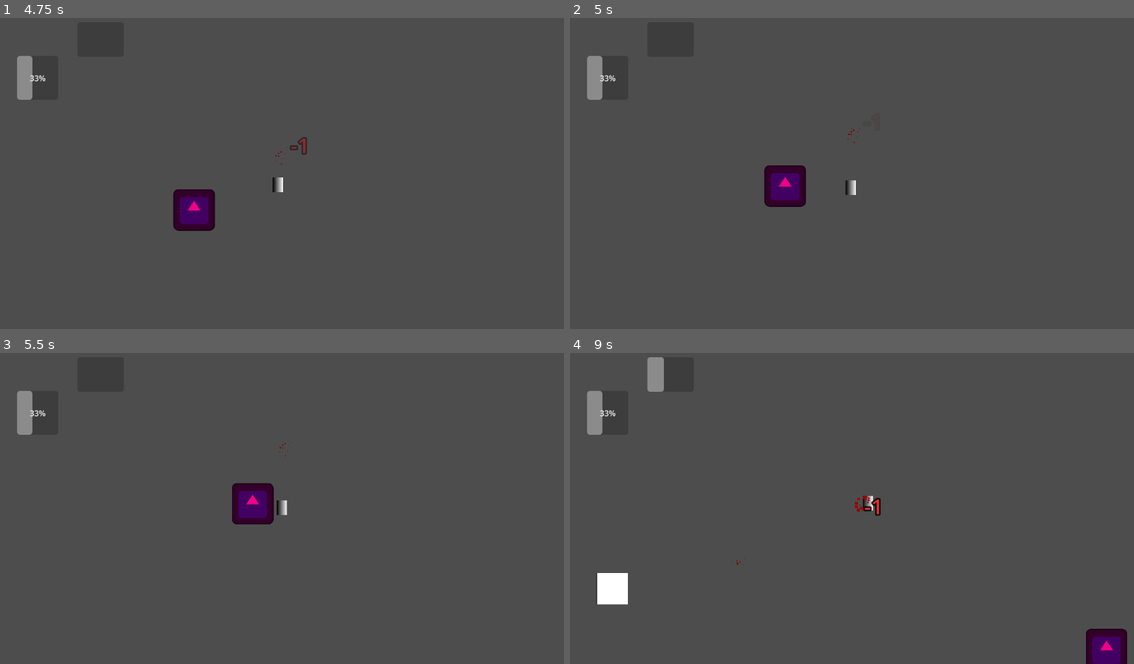
Above: before the commit, frames 1-4 (two rows, left to right).
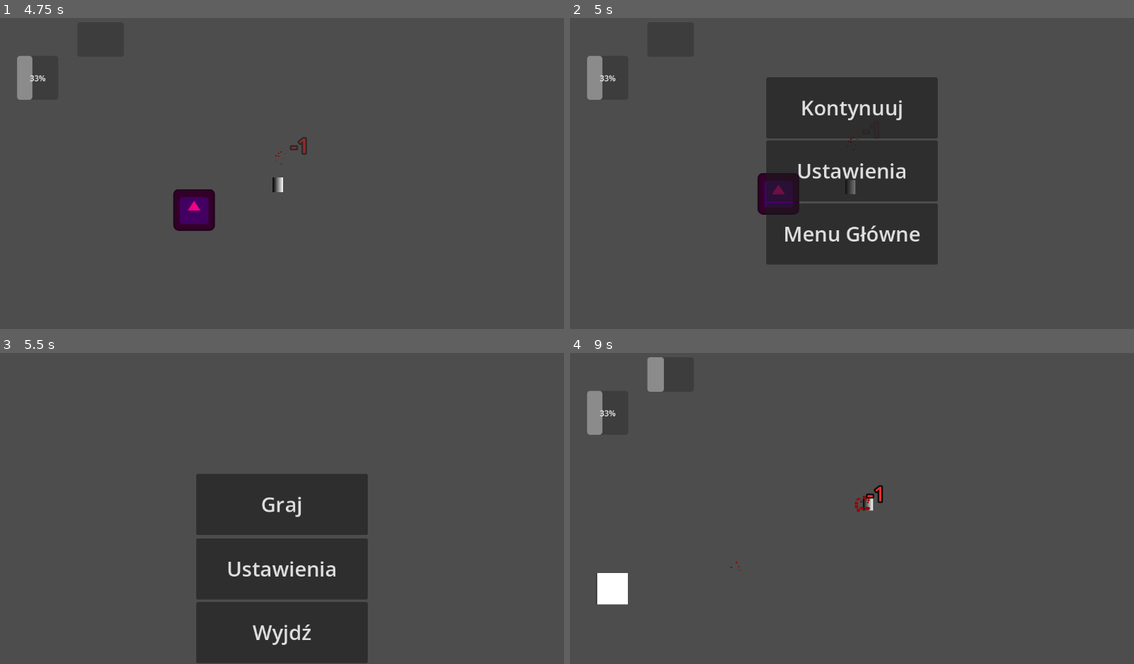
Above: after the commit, the same moments.

Repository: MarsikBlancik/HackathonV3
Game: Godot game, scene res://Menus/main_menu.tscn
Same seed, same stepped clock (60 frames per second), same inputs: the game is played once before the commit and once after it. Before the commit the project starts from res://main_menu.tscn. The engine's default icon, where the game draws it, is replaced by a stand-in: a white triangle on a blue panel in a dark square.
Inputs (mouse positions are in pixels of both pictures, inside the frame that each line leads up to):
- Up to frame 1 (4.75 s): click "Graj" at 0.5 s; tap Enter at 1.25, 3.5 s; move the mouse to (253, 232) at 1.27 s; hold W 1.28-2.78 s; tap F at 1.35, 2.85, 4.35 s; click (253, 232) at 1.42 s; tap Space at 1.52, 2.27, 2.75, 3.77, 4.52 s; move the mouse to (451, 217) at 2.02 s; tap T at 2.1, 3.6 s; move the mouse to (112, 123) at 2.77 s; hold A 2.78-4.28 s; move the mouse to (310, 170) at 3.52 s; click (310, 170) at 3.67 s; move the mouse to (197, 92) at 4.27 s; hold S from 4.28 s (still down)
- Up to frame 2 (5 s): keep holding S; tap Escape (Pause) at 4.9 s
- Up to frame 3 (5.5 s): release S at 5 s; click (282, 567) at 5 s, where only the run after the commit has a clickable "Menu Główne"
- Up to frame 4 (9 s): click (852, 474) at 5.75 s, where only the run before the commit has a clickable "Restart"; tap Space at 6.5, 6.77, 8.27 s; move the mouse to (976, 489) at 6.52 s; hold D 6.53-7.28 s; tap T at 6.6, 8.1 s; move the mouse to (739, 520) at 7.27 s; hold W 7.28-8.03 s; tap F at 7.35, 8.85 s; click (739, 520) at 7.42 s; move the mouse to (908, 436) at 8.02 s; hold D from 8.03 s (still down); move the mouse to (823, 567) at 8.77 s

Frame 1 is identical in both runs. In frame 2, 18% of the frame differs, in the area x 33-66%, y 19-80%; in frame 3, 18%, in the area x 3-66%, y 12-100%; in frame 4, 1.0%.

Commit message:
vv

Diff:
--- a/ranged_enemy.gd
+++ b/Enemies/enemy.gd
@@ -2,77 +2,74 @@
 
 # --- USTAWIENIA BAZOWE ---
 @export var xp_gem_scene: PackedScene
-@export var speed: float = 80.0 # Strzelec jest wolniejszy
-@export var stop_distance: float = 250.0 # Zatrzymuje się dalej od gracza
+@export var speed: float = 150.0
+@export var stop_distance: float = 50.0
 
 # --- USTAWIENIA ATAKU ---
-@export var attack_cooldown: float = 1.5 # Czas między strzałami
-@export var projectile_scene: PackedScene # Tu podepnij plik Projectile.tscn w Inspektorze!
+@export var attack_damage: int = 1
+@export var attack_cooldown: float = 1.0 # Czas między atakami
 
 # --- STATYSTYKI PRZECIWNIKA ---
-@export var hp: int = 2 # Strzelec jest zazwyczaj "bardziej miękki"
+@export var hp: int = 3
 
 # --- FIZYKA (KNOCKBACK) ---
 var knockback_velocity: Vector2 = Vector2.ZERO
-@export var knockback_friction: float = 10.0
+@export var knockback_friction: float = 10.0 # Jak szybko wróg się zatrzymuje
 
 # --- EFEKTY ---
-const BLOOD_SCENE = preload("res://BloodParticles.tscn")
+# Upewnij się, że masz plik BloodParticles.tscn w tym samym folderze
+const BLOOD_SCENE = preload("res://EyeCandy/BloodParticles.tscn")
+const BLOOD_STAIN_SCENE = preload("res://EyeCandy/BloodPixels.tscn")
 
 # --- ZMIENNE POMOCNICZE ---
 var player: Node2D = null
 var time_since_last_attack: float = 0.0
 
 func _ready() -> void:
+	add_to_group("Enemy")
+
 	player = get_tree().get_first_node_in_group("Player")
 
 	if player == null:
-		print("Błąd: RangedEnemy nie znalazł gracza na mapie!")
+		print("Błąd: Przeciwnik nie znalazł gracza na mapie!")
 
 func _process(delta: float) -> void:
 	if is_instance_valid(player):
 		var distance_to_player = global_position.distance_to(player.global_position)
 		var direction = (player.global_position - global_position).normalized()
 
-		# 1. Obliczanie normalnego ruchu
+		# 1. Obliczanie normalnego ruchu (idzie w stronę gracza, jeśli jest za daleko)
 		var move_velocity = Vector2.ZERO
 		if distance_to_player > stop_distance:
 			move_velocity = direction * speed
 
-		# 2. Wygaszanie knockbacku
+		# 2. Wygaszanie knockbacku (siła odrzutu płynnie spada do zera z powodu tarcia)
 		knockback_velocity = knockback_velocity.lerp(Vector2.ZERO, knockback_friction * delta)
 
-		# 3. Poruszanie wroga
+		# 3. Poruszanie wroga (Ruch własny + ewentualna siła odrzutu)
 		global_position += (move_velocity + knockback_velocity) * delta
 
 		# 4. Logika atakowania
 		time_since_last_attack += delta
 
-		# Strzela, jeśli jest w miarę blisko swojej strefy zatrzymania
-		if distance_to_player <= stop_distance + 50.0:
+		# Bufor +5 pikseli, żeby na pewno zaatakował po zatrzymaniu się
+		if distance_to_player <= stop_distance + 5.0:
 			if time_since_last_attack >= attack_cooldown:
 				perform_attack()
 
 func perform_attack() -> void:
+	print("Przeciwnik: Uderzam gracza!")
+
+	if player.has_method("modify_hp"):
+		# PODAJEMY DRUGI ARGUMENT: global_position (pozycję przeciwnika)
+		player.modify_hp(-attack_damage, global_position)
+
 	time_since_last_attack = 0.0
 
-	if projectile_scene != null:
-		var projectile = projectile_scene.instantiate()
-		# Dodajemy pocisk do sceny głównej
-		get_tree().current_scene.add_child(projectile)
-
-		# Ustawiamy pocisk tam, gdzie wróg
-		projectile.global_position = global_position
-
-		# Obliczamy kierunek i wysyłamy pocisk
-		var direction = (player.global_position - global_position).normalized()
-		projectile.set_direction(direction)
-	else:
-		print("BŁĄD: RangedEnemy nie ma przypisanej sceny pocisku!")
-
-# --- OTRZYMYWANIE OBRAŻEŃ (Z Twoimi efektami) ---
+# --- OTRZYMYWANIE OBRAŻEŃ ---
 func take_damage(amount: int, source_position: Vector2) -> void:
 	hp -= amount
+	print("Przeciwnik dostał! Zostało mu ", hp, " HP.")
 
 	spawn_damage_number(abs(amount))
 
@@ -84,10 +81,17 @@
 	if is_instance_valid(player) and player.has_method("apply_camera_shake"):
 		player.apply_camera_shake(8.0)
 
-	# 3. Generowanie krwi
-	var blood = BLOOD_SCENE.instantiate()
-	blood.global_position = global_position
-	get_parent().add_child(blood)
+	# 3. Generowanie tryskającej krwi (Cząsteczki)
+	if BLOOD_SCENE:
+		var blood = BLOOD_SCENE.instantiate()
+		blood.global_position = global_position
+		get_parent().add_child(blood)
+
+	# --- NOWE: GENEROWANIE PLAMY NA PODŁODZE ---
+	if BLOOD_STAIN_SCENE:
+		var stain = BLOOD_STAIN_SCENE.instantiate()
+		stain.global_position = global_position
+		get_parent().add_child(stain)
 
 	# 4. Rozbłyśnięcie na biało
 	modulate = Color(5.0, 5.0, 5.0)
--- a/enemy.gd
+++ b/Enemies/ranged_enemy.gd
@@ -2,74 +2,77 @@
 
 # --- USTAWIENIA BAZOWE ---
 @export var xp_gem_scene: PackedScene
-@export var speed: float = 150.0
-@export var stop_distance: float = 50.0
+@export var speed: float = 80.0 # Strzelec jest wolniejszy
+@export var stop_distance: float = 250.0 # Zatrzymuje się dalej od gracza
 
 # --- USTAWIENIA ATAKU ---
-@export var attack_damage: int = 1
-@export var attack_cooldown: float = 1.0 # Czas między atakami
+@export var attack_cooldown: float = 1.5 # Czas między strzałami
+@export var projectile_scene: PackedScene # Tu podepnij plik Projectile.tscn w Inspektorze!
 
 # --- STATYSTYKI PRZECIWNIKA ---
-@export var hp: int = 3
+@export var hp: int = 2 # Strzelec jest zazwyczaj "bardziej miękki"
 
 # --- FIZYKA (KNOCKBACK) ---
 var knockback_velocity: Vector2 = Vector2.ZERO
-@export var knockback_friction: float = 10.0 # Jak szybko wróg się zatrzymuje
+@export var knockback_friction: float = 10.0
 
 # --- EFEKTY ---
-# Upewnij się, że masz plik BloodParticles.tscn w tym samym folderze
-const BLOOD_SCENE = preload("res://BloodParticles.tscn")
-const BLOOD_STAIN_SCENE = preload("res://BloodPixels.tscn")
+const BLOOD_SCENE = preload("res://EyeCandy/BloodParticles.tscn")
 
 # --- ZMIENNE POMOCNICZE ---
 var player: Node2D = null
 var time_since_last_attack: float = 0.0
 
 func _ready() -> void:
-	add_to_group("Enemy")
-
 	player = get_tree().get_first_node_in_group("Player")
 
 	if player == null:
-		print("Błąd: Przeciwnik nie znalazł gracza na mapie!")
+		print("Błąd: RangedEnemy nie znalazł gracza na mapie!")
 
 func _process(delta: float) -> void:
 	if is_instance_valid(player):
 		var distance_to_player = global_position.distance_to(player.global_position)
 		var direction = (player.global_position - global_position).normalized()
 
-		# 1. Obliczanie normalnego ruchu (idzie w stronę gracza, jeśli jest za daleko)
+		# 1. Obliczanie normalnego ruchu
 		var move_velocity = Vector2.ZERO
 		if distance_to_player > stop_distance:
 			move_velocity = direction * speed
 
-		# 2. Wygaszanie knockbacku (siła odrzutu płynnie spada do zera z powodu tarcia)
+		# 2. Wygaszanie knockbacku
 		knockback_velocity = knockback_velocity.lerp(Vector2.ZERO, knockback_friction * delta)
 
-		# 3. Poruszanie wroga (Ruch własny + ewentualna siła odrzutu)
+		# 3. Poruszanie wroga
 		global_position += (move_velocity + knockback_velocity) * delta
 
 		# 4. Logika atakowania
 		time_since_last_attack += delta
 
-		# Bufor +5 pikseli, żeby na pewno zaatakował po zatrzymaniu się
-		if distance_to_player <= stop_distance + 5.0:
+		# Strzela, jeśli jest w miarę blisko swojej strefy zatrzymania
+		if distance_to_player <= stop_distance + 50.0:
 			if time_since_last_attack >= attack_cooldown:
 				perform_attack()
 
 func perform_attack() -> void:
-	print("Przeciwnik: Uderzam gracza!")
-
-	if player.has_method("modify_hp"):
-		# PODAJEMY DRUGI ARGUMENT: global_position (pozycję przeciwnika)
-		player.modify_hp(-attack_damage, global_position)
-
 	time_since_last_attack = 0.0
 
-# --- OTRZYMYWANIE OBRAŻEŃ ---
+	if projectile_scene != null:
+		var projectile = projectile_scene.instantiate()
+		# Dodajemy pocisk do sceny głównej
+		get_tree().current_scene.add_child(projectile)
+
+		# Ustawiamy pocisk tam, gdzie wróg
+		projectile.global_position = global_position
+
+		# Obliczamy kierunek i wysyłamy pocisk
+		var direction = (player.global_position - global_position).normalized()
+		projectile.set_direction(direction)
+	else:
+		print("BŁĄD: RangedEnemy nie ma przypisanej sceny pocisku!")
+
+# --- OTRZYMYWANIE OBRAŻEŃ (Z Twoimi efektami) ---
 func take_damage(amount: int, source_position: Vector2) -> void:
 	hp -= amount
-	print("Przeciwnik dostał! Zostało mu ", hp, " HP.")
 
 	spawn_damage_number(abs(amount))
 
@@ -81,17 +84,10 @@
 	if is_instance_valid(player) and player.has_method("apply_camera_shake"):
 		player.apply_camera_shake(8.0)
 
-	# 3. Generowanie tryskającej krwi (Cząsteczki)
-	if BLOOD_SCENE:
-		var blood = BLOOD_SCENE.instantiate()
-		blood.global_position = global_position
-		get_parent().add_child(blood)
-
-	# --- NOWE: GENEROWANIE PLAMY NA PODŁODZE ---
-	if BLOOD_STAIN_SCENE:
-		var stain = BLOOD_STAIN_SCENE.instantiate()
-		stain.global_position = global_position
-		get_parent().add_child(stain)
+	# 3. Generowanie krwi
+	var blood = BLOOD_SCENE.instantiate()
+	blood.global_position = global_position
+	get_parent().add_child(blood)
 
 	# 4. Rozbłyśnięcie na biało
 	modulate = Color(5.0, 5.0, 5.0)
--- a/MainScene.tscn
+++ b/MainScene/MainScene.tscn
@@ -1,18 +1,17 @@
 [gd_scene format=3 uid="uid://doiyevgl84se0"]
 
-[ext_resource type="Script" uid="uid://dwsje81uvyhsg" path="res://main_scene.gd" id="1_rpqi1"]
+[ext_resource type="Script" uid="uid://463rd2201wpj" path="res://MainScene/main_scene.gd" id="1_mmud7"]
 [ext_resource type="PackedScene" uid="uid://cl25grr7o014x" path="res://placeholderobiekt.tscn" id="1_x4av3"]
-[ext_resource type="PackedScene" uid="uid://dff7ow4nfmpvf" path="res://XP_Gem.tscn" id="2_a814b"]
-[ext_resource type="PackedScene" uid="uid://conxxkjs4hhsj" path="res://Player.tscn" id="2_rpqi1"]
+[ext_resource type="PackedScene" uid="uid://conxxkjs4hhsj" path="res://Player/Player.tscn" id="2_rpqi1"]
 [ext_resource type="Script" uid="uid://cvr2kjn7j6b8f" path="res://ui.gd" id="5_rf2cd"]
-[ext_resource type="PackedScene" uid="uid://bcgyhgfn7xice" path="res://EnemySpawner.tscn" id="6_a814b"]
+[ext_resource type="PackedScene" uid="uid://dsiigcnxays1n" path="res://Menus/pause_menu.tscn" id="6_5crlr"]
+[ext_resource type="PackedScene" uid="uid://bcgyhgfn7xice" path="res://Enemies/EnemySpawner.tscn" id="6_a814b"]
 
 [sub_resource type="LabelSettings" id="LabelSettings_a814b"]
 
 [node name="MainScene" type="Node2D" unique_id=1237574894]
 z_index = 1002
-script = ExtResource("1_rpqi1")
-xp_gem_scene = ExtResource("2_a814b")
+script = ExtResource("1_mmud7")
 
 [node name="Node2D" parent="." unique_id=1689513127 instance=ExtResource("1_x4av3")]
 
@@ -56,4 +55,12 @@
 text = "Poziom 1"
 label_settings = SubResource("LabelSettings_a814b")
 
+[node name="PauseMenu" parent="UI" unique_id=54559525 instance=ExtResource("6_5crlr")]
+anchors_preset = 8
+anchor_left = 0.5
+anchor_top = 0.5
+anchor_right = 0.5
+anchor_bottom = 0.5
+metadata/_edit_use_anchors_ = true
+
 [node name="EnemySpawner" parent="." unique_id=1982424048 instance=ExtResource("6_a814b")]
--- a/main_menu.gd
+++ b/Menus/main_menu.gd
@@ -12,7 +12,7 @@
 
 
 func _play_pressed():
-	get_tree().change_scene_to_file("res://MainScene.tscn")
+	get_tree().change_scene_to_file("res://MainScene/MainScene.tscn")
 
 func _settings_pressed():
 	print("settings")
--- a/pause_menu.gd
+++ b/Menus/pause_menu.gd
@@ -35,4 +35,4 @@
 
 func _main_menu_pressed():
 	get_tree().paused = false
-	get_tree().change_scene_to_file("res://main_menu.tscn")
+	get_tree().change_scene_to_file("res://Menus/main_menu.tscn")
--- a/pause_menu.tscn
+++ b/Menus/pause_menu.tscn
@@ -1,6 +1,6 @@
 [gd_scene format=3 uid="uid://dsiigcnxays1n"]
 
-[ext_resource type="Script" uid="uid://bev5gfh88jio" path="res://pause_menu.gd" id="1_hdmo1"]
+[ext_resource type="Script" uid="uid://bev5gfh88jio" path="res://Menus/pause_menu.gd" id="1_hdmo1"]
 
 [sub_resource type="Theme" id="Theme_hdmo1"]
 default_font_size = 42
--- a/player.gd
+++ b/Player/player.gd
@@ -41,8 +41,8 @@
 var time_since_last_attack: float = 100.0 # Startowo ustawione wysoko, żeby od razu móc uderzyć
 
 # EFEKTY
-const BLOOD_SCENE = preload("res://BloodParticles.tscn")
-const BLOOD_STAIN_SCENE = preload("res://BloodPixels.tscn")
+const BLOOD_SCENE = preload("res://EyeCandy/BloodParticles.tscn")
+const BLOOD_STAIN_SCENE = preload("res://EyeCandy/BloodPixels.tscn")
 
 var ghost_timer: Timer
 @onready var sprite: Sprite2D = $CharacterBody2D/Sprite2D
@@ -319,7 +319,7 @@
 func die() -> void:
 	Engine.time_scale = 1.0
 	# Używamy call_deferred, aby Godot spokojnie dokończył klatkę fizyki przed zmianą sceny
-	get_tree().call_deferred("change_scene_to_file", "res://game_over_menu.tscn")
+	get_tree().call_deferred("change_scene_to_file", "res://Menus/game_over_menu.tscn")
 
 	# --- MODUŁ DOŚWIADCZENIA (XP) ---
 func gain_xp(amount: int) -> void:
--- a/restart.gd
+++ b/restart.gd
@@ -9,7 +9,7 @@
 	BtnMainMenu.pressed.connect(_main_menu_pressed)
 
 func _restart_pressed():
-	get_tree().change_scene_to_file("res://MainScene.tscn")
+	get_tree().change_scene_to_file("res://MainScene/MainScene.tscn")
 
 func _main_menu_pressed():
-	get_tree().change_scene_to_file("res://main_menu.tscn")
+	get_tree().change_scene_to_file("res://Menus/main_menu.tscn")
Renamed: Enemy.tscn -> Enemies/Enemy.tscn
Renamed: EnemySpawner.tscn -> Enemies/EnemySpawner.tscn
Renamed: RangedEnemy.tscn -> Enemies/RangedEnemy.tscn
Renamed: enemy.gd.uid -> Enemies/enemy.gd.uid
Renamed: enemy_spawner.gd -> Enemies/enemy_spawner.gd
Renamed: enemy_spawner.gd.uid -> Enemies/enemy_spawner.gd.uid
Renamed: ranged_enemy.gd.uid -> Enemies/ranged_enemy.gd.uid
Renamed: BloodParticles.tscn -> EyeCandy/BloodParticles.tscn
Renamed: BloodPixels.tscn -> EyeCandy/BloodPixels.tscn
Renamed: blood_particles.gd -> EyeCandy/blood_particles.gd
Renamed: blood_particles.gd.uid -> EyeCandy/blood_particles.gd.uid
Renamed: blood_pixels.gd -> EyeCandy/blood_pixels.gd
(and 19 more such lines)
